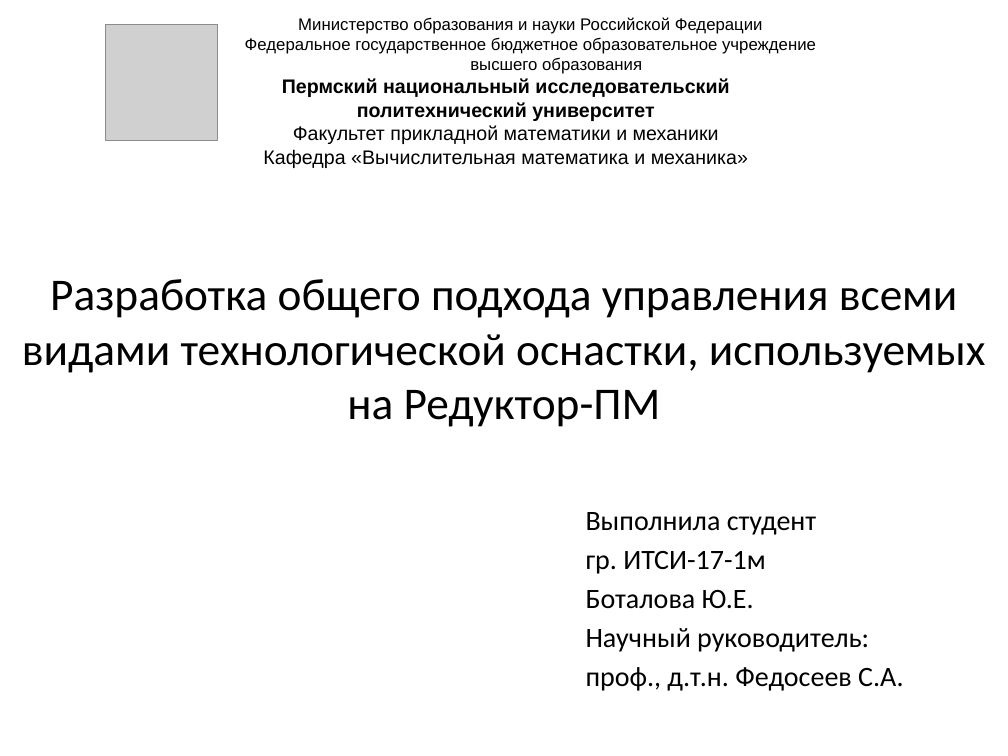
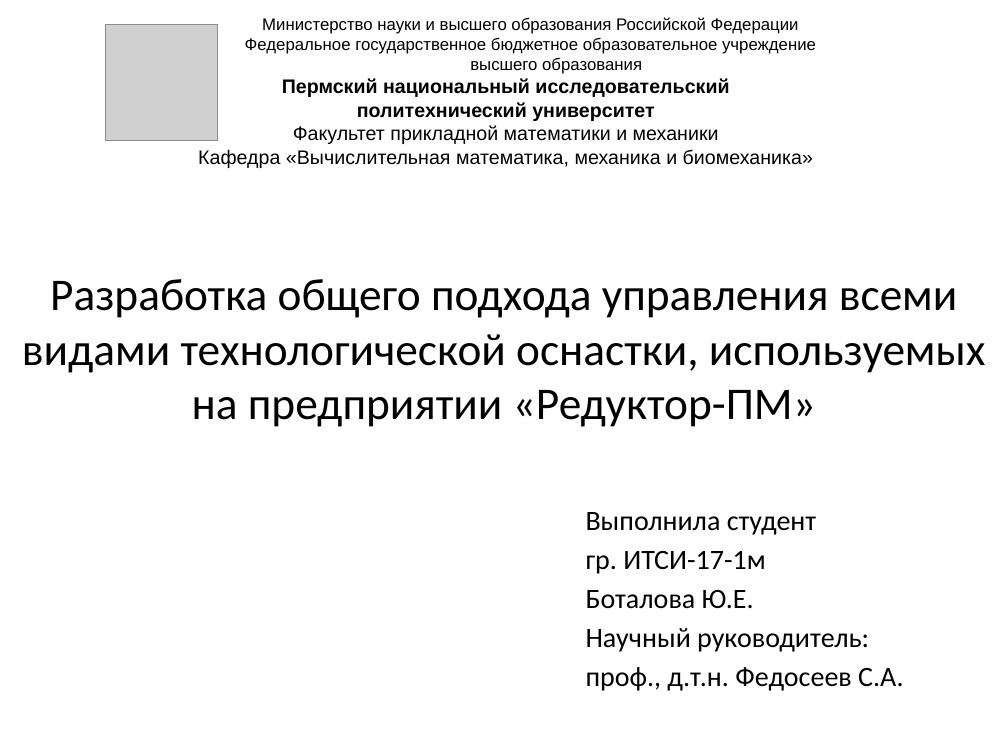
Before and after one commit to JulkaBotalova/NIR, a slide deck: slide 1 of НИР/Выступление 14.05.pptx. Drawn at 1008x756 pixels with LibreOffice and Linux fonts; fonts in the diff are those of the drawing; grey boxes stand for pictures. Boxes give left, top, right and bottom in pixels: in the first picture for what was removed or moved away, otherwise in the second. Text is boxed around its words. In the diff, an @@ line names an element or a change of style, - is before the commit and + after.

```diff
--- a/НИР/Выступление 14.05.pptx
+++ b/НИР/Выступление 14.05.pptx
@@ text at (262,17,799,34): text changed @@
-Министерство образования и науки Российской Федерации
+Министерство науки и высшего образования Российской Федерации
@@ text at (198,149,813,168): text changed @@
-Кафедра «Вычислительная математика и механика»
+Кафедра «Вычислительная математика, механика и биомеханика»
@@ title at (22,279,986,427): text changed @@
-Разработка общего подхода управления всеми видами технологической оснастки, используемых на Редуктор-ПМ
+Разработка общего подхода управления всеми видами технологической оснастки, используемых на предприятии «Редуктор-ПМ»
```
Also in this commit, not shown: 3 other slides changed, 10 slides added, 2 slides removed, 7 other files.
